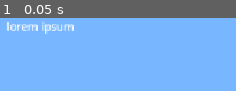
Above: before the commit, frame 1.
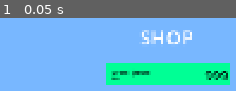
Above: after the commit, the same moment.

Repository: kyteidev/diamond-clicker-ultimate
Game: Godot game, scene res://scenes/game.tscn
Same seed, same stepped clock (60 frames per second), same inputs: the game is played once before the commit and once after it. Before the commit the project has no main scene; this scene is started directly in both runs.
Inputs:
- Up to frame 1 (0.05 s): no input

The runs differ from the first frame. In frame 1, 20% of the frame differs, in the area x 2-98%, y 5-92%.

Commit message:
add basic shop item template

Diff:
--- a/project.godot
+++ b/project.godot
@@ -11,11 +11,14 @@
 [application]
 
 config/name="diamond clicker ultimate"
+run/main_scene="uid://dqsycxv6cyyyo"
 config/features=PackedStringArray("4.7", "GL Compatibility")
 config/icon="res://icon.svg"
 
 [display]
 
+window/size/viewport_width=1920
+window/size/viewport_height=1080
 window/stretch/mode="canvas_items"
 window/stretch/aspect="expand"
 
@@ -26,7 +29,7 @@
 
 [editor_plugins]
 
-enabled=PackedStringArray("res://addons/godot_super-wakatime/plugin.cfg")
+enabled=PackedStringArray("res://addons/GDQuest_GDScript_formatter/plugin.cfg", "res://addons/godot_super-wakatime/plugin.cfg")
 
 [physics]
 
--- a/scenes/game.tscn
+++ b/scenes/game.tscn
@@ -1,6 +1,9 @@
 [gd_scene format=3 uid="uid://dqsycxv6cyyyo"]
 
-[ext_resource type="Script" uid="uid://b1adu2symr1po" path="res://scripts/shop_item.gd" id="1_uwrxv"]
+[ext_resource type="PackedScene" uid="uid://c10oj80antevi" path="res://scenes/shop_item.tscn" id="1_uwrxv"]
+
+[sub_resource type="LabelSettings" id="LabelSettings_nxcxh"]
+font_size = 48
 
 [node name="Game" type="CanvasLayer" unique_id=333142311]
 
@@ -13,19 +16,36 @@
 color = Color(0.47058824, 0.7176471, 1, 1)
 
 [node name="ShopScrollContainer" type="ScrollContainer" parent="." unique_id=1652265594]
-offset_left = 798.0
-offset_right = 1148.0
-offset_bottom = 248.0
+anchors_preset = 6
+anchor_left = 1.0
+anchor_top = 0.5
+anchor_right = 1.0
+anchor_bottom = 0.5
+offset_left = -374.0
+offset_top = -428.0
+offset_right = -24.0
+offset_bottom = -180.0
+grow_horizontal = 0
+grow_vertical = 2
 
 [node name="ShopContainer" type="VBoxContainer" parent="ShopScrollContainer" unique_id=909014674]
 layout_mode = 2
+size_flags_horizontal = 3
+alignment = 1
 
-[node name="ShopItem1" type="ColorRect" parent="ShopScrollContainer/ShopContainer" unique_id=1301008328]
+[node name="ShopItem1" parent="ShopScrollContainer/ShopContainer" unique_id=1439018708 instance=ExtResource("1_uwrxv")]
 layout_mode = 2
-script = ExtResource("1_uwrxv")
 
-[node name="Label" type="Label" parent="ShopScrollContainer/ShopContainer/ShopItem1" unique_id=1781229898]
-layout_mode = 0
-offset_right = 40.0
-offset_bottom = 23.0
-text = "lorem ipsum"
+[node name="ShopTitle" type="Label" parent="." unique_id=1381283424]
+anchors_preset = 1
+anchor_left = 1.0
+anchor_right = 1.0
+offset_left = -269.0
+offset_top = 13.0
+offset_right = -139.0
+offset_bottom = 80.0
+grow_horizontal = 0
+text = "SHOP"
+label_settings = SubResource("LabelSettings_nxcxh")
+horizontal_alignment = 1
+vertical_alignment = 1
--- /dev/null
+++ b/scenes/shop_item.tscn
@@ -0,0 +1,59 @@
+[gd_scene format=3 uid="uid://c10oj80antevi"]
+
+[ext_resource type="Script" uid="uid://b1adu2symr1po" path="res://scripts/shop_item.gd" id="1_lrx6i"]
+
+[sub_resource type="LabelSettings" id="LabelSettings_lrx6i"]
+font_color = Color(0, 0, 0, 1)
+
+[sub_resource type="LabelSettings" id="LabelSettings_nxcxh"]
+font_size = 12
+font_color = Color(0, 0, 0, 1)
+
+[sub_resource type="LabelSettings" id="LabelSettings_4iqke"]
+font_size = 32
+font_color = Color(0, 0, 0, 1)
+
+[node name="ShopItem" type="ColorRect" unique_id=1439018708]
+custom_minimum_size = Vector2(300, 50)
+pivot_offset = Vector2(150, 25)
+size_flags_horizontal = 4
+color = Color(0, 1, 0.58431375, 1)
+script = ExtResource("1_lrx6i")
+
+[node name="Name" type="Label" parent="." unique_id=1836680155]
+layout_mode = 1
+anchors_preset = 4
+anchor_top = 0.5
+anchor_bottom = 0.5
+offset_left = 8.0
+offset_top = -19.0
+offset_right = 106.0
+offset_bottom = 4.0
+grow_vertical = 2
+text = "lorem ipsum"
+label_settings = SubResource("LabelSettings_lrx6i")
+
+[node name="Cost" type="Label" parent="." unique_id=1768548691]
+layout_mode = 0
+offset_left = 8.0
+offset_top = 26.0
+offset_right = 48.0
+offset_bottom = 49.0
+text = "100"
+label_settings = SubResource("LabelSettings_nxcxh")
+
+[node name="Count" type="Label" parent="." unique_id=581282977]
+layout_mode = 1
+anchors_preset = 6
+anchor_left = 1.0
+anchor_top = 0.5
+anchor_right = 1.0
+anchor_bottom = 0.5
+offset_left = -63.0
+offset_top = -22.0
+offset_right = -8.0
+offset_bottom = 23.0
+grow_horizontal = 0
+grow_vertical = 2
+text = "999"
+label_settings = SubResource("LabelSettings_4iqke")
--- a/scripts/shop_item.gd
+++ b/scripts/shop_item.gd
@@ -1,4 +1,16 @@
+class_name ShopItem
 extends ColorRect
+
+const HOVER_SCALE = 1.1
+const HOVER_TWEEN_DURATION = 0.1
+
+var data: ShopItemData
+
+var mouse_hovered: bool
+
+@onready var name_label: Label = $Name
+@onready var cost_label: Label = $Cost
+@onready var count_label: Label = $Count
 
 
 func _ready() -> void:
@@ -6,14 +18,25 @@
 	mouse_exited.connect(_mouse_exited)
 
 
-# Called every frame. 'delta' is the elapsed time since the previous frame.
-func _process(delta: float) -> void:
-	pass
+func setup(item_data: ShopItemData) -> void:
+	data = item_data
+
+	name_label.text = data.name
+	cost_label.text = str(data.cost)
+	count_label.text = str(data.count)
 
 
 func _mouse_entered() -> void:
-	pass
+	mouse_hovered = true
+
+	var tween := create_tween()
+	tween.tween_property(self, "scale", Vector2.ONE * HOVER_SCALE, HOVER_TWEEN_DURATION) \
+			.set_trans(Tween.TRANS_CUBIC).set_ease(Tween.EASE_OUT)
 
 
 func _mouse_exited() -> void:
-	pass
+	mouse_hovered = false
+
+	var tween := create_tween()
+	tween.tween_property(self, "scale", Vector2.ONE, HOVER_TWEEN_DURATION) \
+			.set_trans(Tween.TRANS_CUBIC).set_ease(Tween.EASE_IN)
--- /dev/null
+++ b/scripts/shop_item_data.gd
@@ -0,0 +1,6 @@
+class_name ShopItemData
+extends Resource
+
+@export var name: String
+@export var cost: int
+@export var count: int
Not shown, added: scripts/shop_item_data.gd.uid
